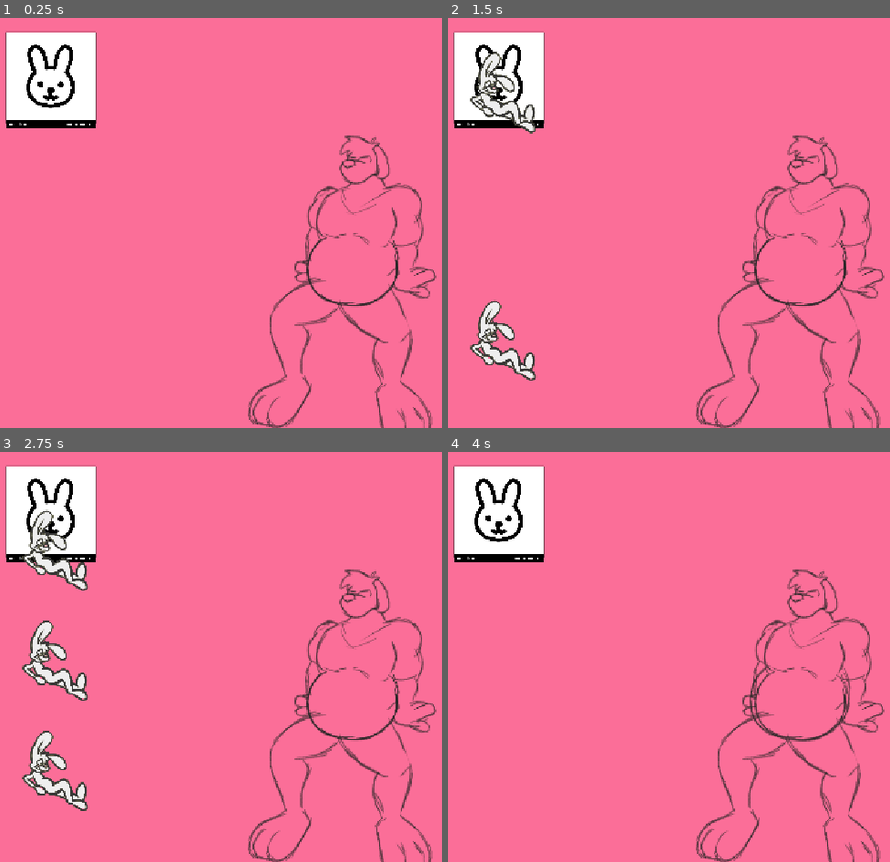
Above: before the commit, frames 1-4 (two rows, left to right).
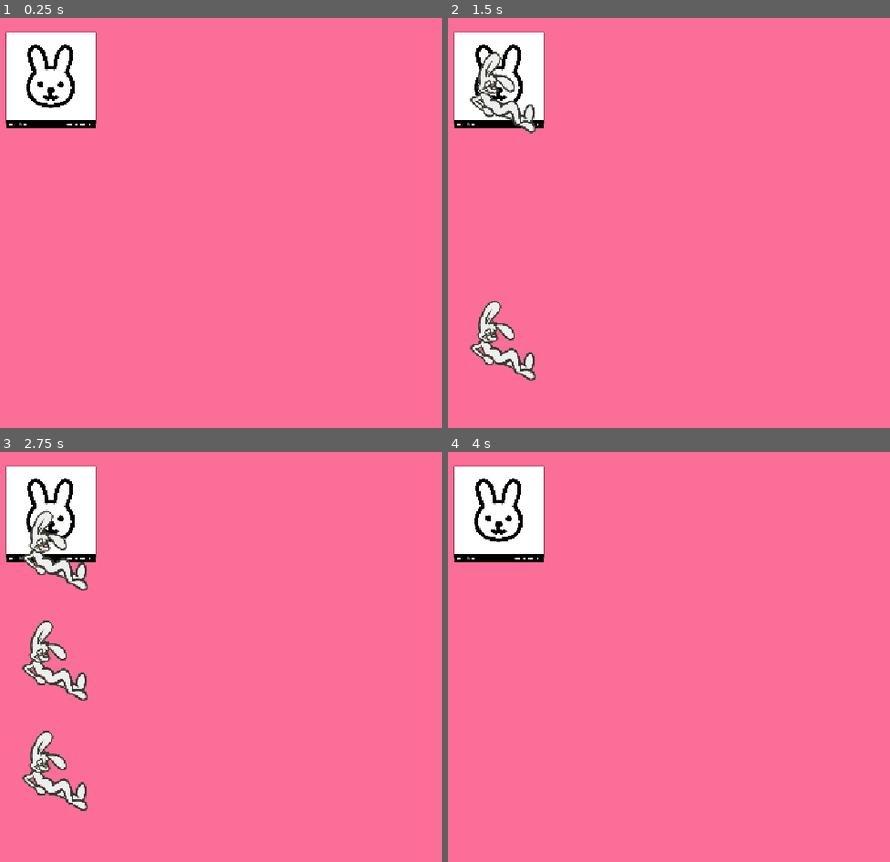
Above: after the commit, the same moments.

Repository: HellsStudios/character_feeder
Game: Godot game, scene res://scenes/main.tscn
The game is run twice, just before and just after one commit, with the same random seed, the same clock (stepped at 60 frames per second) and the same inputs.
Inputs (mouse positions are in pixels of both pictures, inside the frame that each line leads up to):
- Up to frame 1 (0.25 s): no input
- Up to frame 2 (1.5 s): click (496, 79) at 0.5 s; click (496, 79) at 1.25 s
- Up to frame 3 (2.75 s): click (48, 513) at 2 s
- Up to frame 4 (4 s): tap Enter at 2.75 s; drag from (505, 767) to (806, 616) at 2.77 s; drag from (660, 677) to (806, 616) at 3.52 s

The runs differ from the first frame. In frame 1, 3.0% of the frame differs, in the area x 56-99%, y 28-100%; in frame 2, 3.0%; in frame 3, 3.0%; in frame 4, 3.2%.

Commit message:
Belly sprite positioning

Diff:
--- a/scenes/predator.tscn
+++ b/scenes/predator.tscn
@@ -1,7 +1,7 @@
 [gd_scene format=3 uid="uid://bwr68vk0lhb8r"]
 
 [ext_resource type="Script" uid="uid://bbiipyu7vbxtt" path="res://scenes/predator.gd" id="1_8or0i"]
-[ext_resource type="Texture2D" uid="uid://ced4p4gpbowqv" path="res://assets/pred_sprite.png" id="2_wacsr"]
+[ext_resource type="Texture2D" uid="uid://cc64drvypvlxx" path="res://assets/pred.png" id="2_wacsr"]
 
 [sub_resource type="CircleShape2D" id="CircleShape2D_nxlau"]
 radius = 66.27216
@@ -124,6 +124,7 @@
 [node name="Belly" type="Node2D" parent="." unique_id=1700222651]
 
 [node name="BellySprite" type="Node2D" parent="Belly" unique_id=15910279]
+position = Vector2(-22, 26)
 
 [node name="Sprite2D" type="Sprite2D" parent="Belly/BellySprite" unique_id=459868612]
 texture = ExtResource("2_wacsr")
